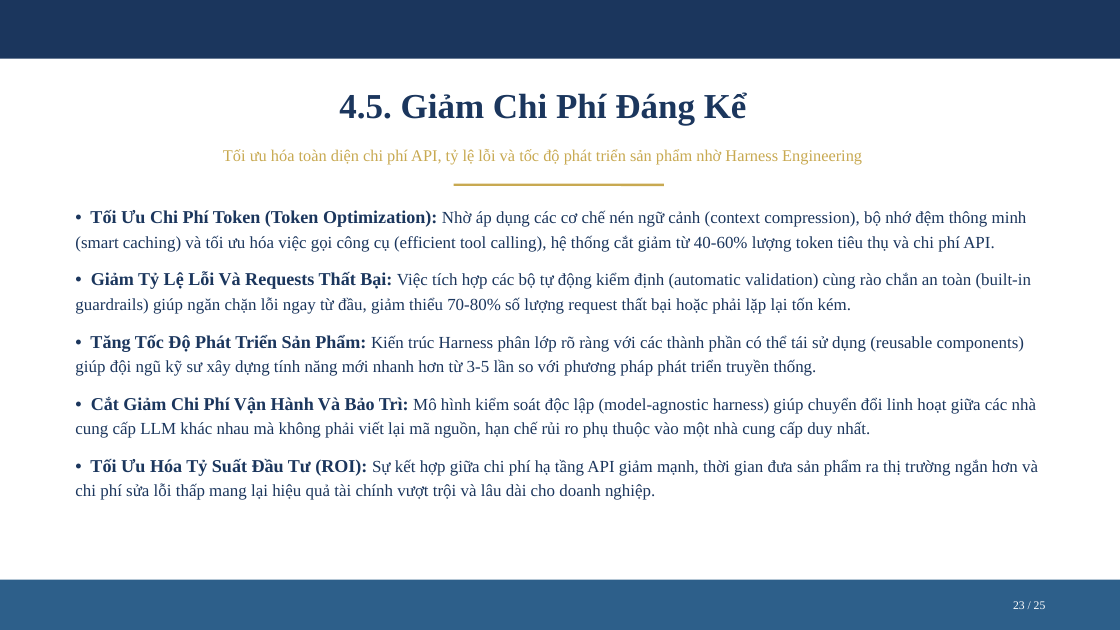
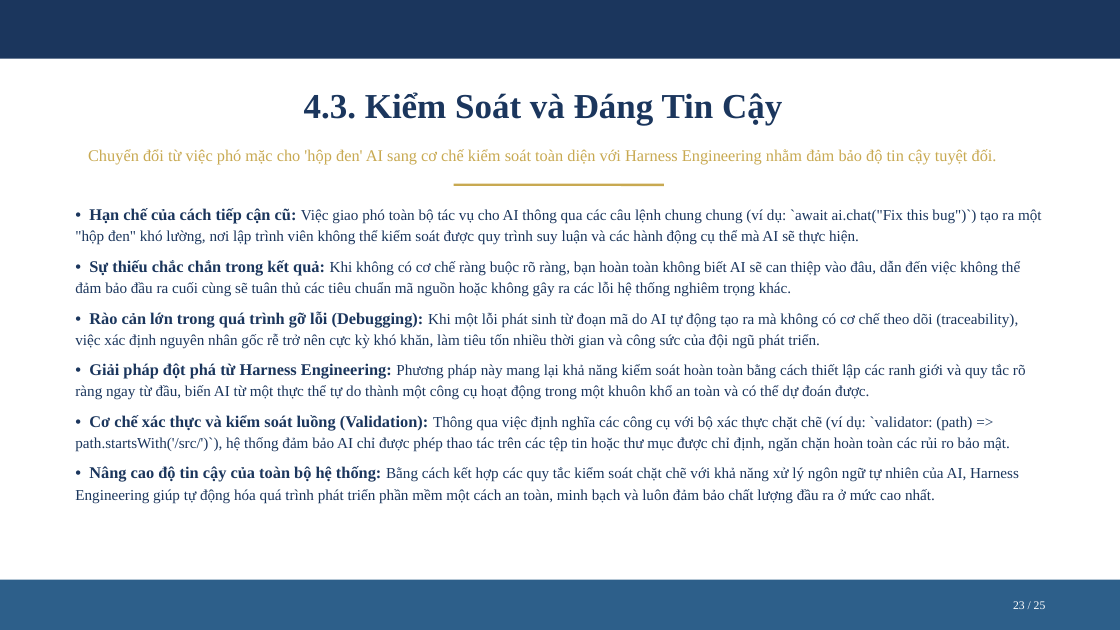
Before and after one commit to nbhson/tool-harness-generate-slide, a slide deck: slide 23 of harness-engineer.pptx. Drawn at 1120x630 pixels with LibreOffice and Linux fonts; fonts in the diff are those of the drawing. Boxes give left, top, right and bottom in pixels: in the first picture for what was removed or moved away, otherwise in the second. Text is boxed around its words. In the diff, an @@ line names an element or a change of style, - is before the commit and + after.

```diff
--- a/harness-engineer.pptx
+++ b/harness-engineer.pptx
@@ text at box(304, 92, 782, 126): text changed @@
-4.5. Giảm Chi Phí Đáng Kể
+4.3. Kiểm Soát và Đáng Tin Cậy
@@ text at box(88, 149, 997, 165): text changed @@
-Tối ưu hóa toàn diện chi phí API, tỷ lệ lỗi và tốc độ phát triển sản phẩm nhờ Harness Engineering
+Chuyển đổi từ việc phó mặc cho 'hộp đen' AI sang cơ chế kiểm soát toàn diện với Harness Engineering nhằm đảm bảo độ tin cậy tuyệt đối.
@@ text at box(75, 208, 1042, 504): text changed; size 14.5 to 13 pt @@
-• Tối Ưu Chi Phí Token (Token Optimization): Nhờ áp dụng các cơ chế nén ngữ cảnh (context compression), bộ nhớ đệm thông minh (smart caching) và tối ưu hóa việc gọi công cụ (efficient tool calling), hệ thống cắt giảm từ 40-60% lượng token tiêu thụ và chi phí API.
-• Giảm Tỷ Lệ Lỗi Và Requests Thất Bại: Việc tích hợp các bộ tự động kiểm định (automatic validation) cùng rào chắn an toàn (built-in guardrails) giúp ngăn chặn lỗi ngay từ đầu, giảm thiểu 70-80% số lượng request thất bại hoặc phải lặp lại tốn kém.
-• Tăng Tốc Độ Phát Triển Sản Phẩm: Kiến trúc Harness phân lớp rõ ràng với các thành phần có thể tái sử dụng (reusable components) giúp đội ngũ kỹ sư xây dựng tính năng mới nhanh hơn từ 3-5 lần so với phương pháp phát triển truyền thống.
-• Cắt Giảm Chi Phí Vận Hành Và Bảo Trì: Mô hình kiểm soát độc lập (model-agnostic harness) giúp chuyển đổi linh hoạt giữa các nhà cung cấp LLM khác nhau mà không phải viết lại mã nguồn, hạn chế rủi ro phụ thuộc vào một nhà cung cấp duy nhất.
-• Tối Ưu Hóa Tỷ Suất Đầu Tư (ROI): Sự kết hợp giữa chi phí hạ tầng API giảm mạnh, thời gian đưa sản phẩm ra thị trường ngắn hơn và chi phí sửa lỗi thấp mang lại hiệu quả tài chính vượt trội và lâu dài cho doanh nghiệp.
+• Hạn chế của cách tiếp cận cũ: Việc giao phó toàn bộ tác vụ cho AI thông qua các câu lệnh chung chung (ví dụ: `await ai.chat("Fix this bug")`) tạo ra một "hộp đen" khó lường, nơi lập trình viên không thể kiểm soát được quy trình suy luận và các hành động cụ thể mà AI sẽ thực hiện.
+• Sự thiếu chắc chắn trong kết quả: Khi không có cơ chế ràng buộc rõ ràng, bạn hoàn toàn không biết AI sẽ can thiệp vào đâu, dẫn đến việc không thể đảm bảo đầu ra cuối cùng sẽ tuân thủ các tiêu chuẩn mã nguồn hoặc không gây ra các lỗi hệ thống nghiêm trọng khác.
+• Rào cản lớn trong quá trình gỡ lỗi (Debugging): Khi một lỗi phát sinh từ đoạn mã do AI tự động tạo ra mà không có cơ chế theo dõi (traceability), việc xác định nguyên nhân gốc rễ trở nên cực kỳ khó khăn, làm tiêu tốn nhiều thời gian và công sức của đội ngũ phát triển.
+• Giải pháp đột phá từ Harness Engineering: Phương pháp này mang lại khả năng kiểm soát hoàn toàn bằng cách thiết lập các ranh giới và quy tắc rõ ràng ngay từ đầu, biến AI từ một thực thể tự do thành một công cụ hoạt động trong một khuôn khổ an toàn và có thể dự đoán được.
+• Cơ chế xác thực và kiểm soát luồng (Validation): Thông qua việc định nghĩa các công cụ với bộ xác thực chặt chẽ (ví dụ: `validator: (path) => path.startsWith('/src/')`), hệ thống đảm bảo AI chỉ được phép thao tác trên các tệp tin hoặc thư mục được chỉ định, ngăn chặn hoàn toàn các rủi ro bảo mật.
+• Nâng cao độ tin cậy của toàn bộ hệ thống: Bằng cách kết hợp các quy tắc kiểm soát chặt chẽ với khả năng xử lý ngôn ngữ tự nhiên của AI, Harness Engineering giúp tự động hóa quá trình phát triển phần mềm một cách an toàn, minh bạch và luôn đảm bảo chất lượng đầu ra ở mức cao nhất.
```
Also in this commit, not shown: 18 other slides changed, 6 slides added, 6 slides removed, 17 other files.
